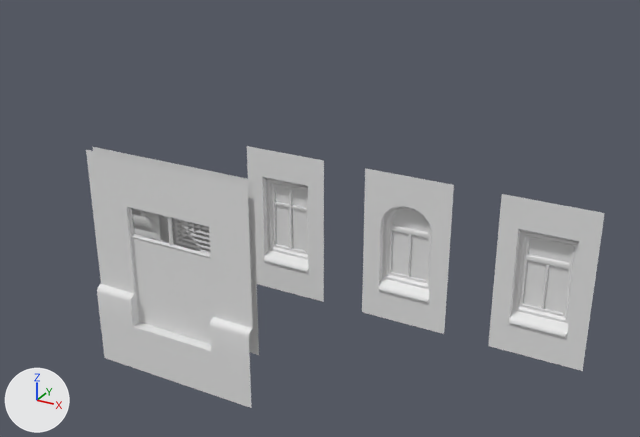
The Blender file rnc_source_files/Apartments/Variant2/variant2_parts.blend as it was, and as the next commit left it.
Both versions are drawn from a 50 mm camera at (7.7, -13.0, 10.1) aimed at (-3.28, 6.96, 0.12). Arrows for +X, +Y and +Z are at lower left; the lights stay in place.

The first picture shows '1_Door_Door-1', '1_Frame_Door-1', '1_Upper-Window-1', '1_Upper-Window-2', '1_Upper-Window-3', '1_WindowsBroken_Door-1'.
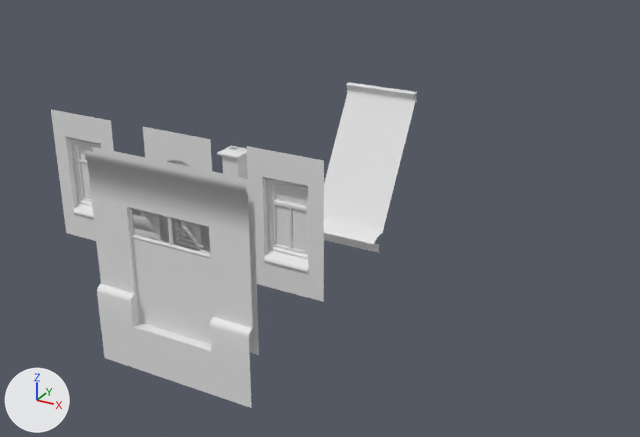
Where the newer file only moved an object's origin or applied its transform, the numbers keep the older frame.

Location of each change, [x1, y1, x2, y2] in pixels of the pictures (640 x 437 px):
'1_Frame_Door-1', reshaped: before [86, 147, 259, 408]; after [84, 147, 259, 408]
'1_Upper-Window-3', reshaped, moved (16% narrower): before [362, 168, 454, 334]; after [247, 146, 324, 302]
'1_Upper-Window-2', reshaped, moved: before [488, 194, 605, 371]; after [143, 127, 212, 171]
'1_Upper-Window-1', moved: before [247, 146, 324, 302]; after [51, 109, 114, 241]
'1_Roof-1', added: after [324, 82, 417, 253]
    faces in mat_red_metal (its picture is missing): [324, 83, 415, 244]
    faces in mat_upper_bricks (its picture is missing): [324, 233, 379, 253]
'1_Roof-Deco-1', added: after [217, 146, 248, 179]
    faces in mat_bricks (its picture is missing): [222, 155, 248, 179]
    faces in mat_red_metal (its picture is missing): [218, 146, 247, 157]
part 1 of me_plane, built on: before [86, 150, 249, 236]; after [84, 150, 249, 236]
part 3 of me_upper_window_3_1, deleted: before [362, 168, 454, 334]
part 4 of me_upper_window_3_1, added: after [247, 146, 324, 302]
part 5 of me_upper_window_2_1, added: after [143, 127, 212, 171]
part 6 of me_upper_window_2_1, deleted: before [488, 194, 605, 371]

Edits to the bpy script that builds the scene:
```text
Change me_plane:
    where me_plane.from_pydata(...)  # 88 vertices, 56 faces; spans x 0.0..4.0, y -0.15..0.2, z -1.0..4.0
    used by ob_1_frame_door_1; parent = ob_1_door_1; location = (0.0, 0.0, 0.0)
    verts and faces of me_plane; kept vertices keep their numbers, new ones are numbered from 88
    me_plane part 1
    add verts[16] = (4.0, 0.0, 3.8)  # moved, pixel (247, 193)
    add verts[24] = (0.0, 0.0, 3.8)  # moved, pixel (87, 158)
    add verts[88] = (4.0, -0.05, 3.8)  # pixel (246, 193)
    add verts[89] = (0.0, -0.05, 3.8)  # pixel (85, 159)
    add verts[90] = (4.0, -0.05, 4.0)  # pixel (246, 184)
    add verts[91] = (0.0, -0.05, 4.0)  # pixel (84, 150)
    add faces += [(16, 88, 89, 24), (88, 90, 91, 89)]  # mat_white_paint (its picture is missing)
Change me_upper_window_1_1:
    where me_upper_window_1_1.from_pydata(...)  # 76 vertices, 63 faces; spans x -3.0..-1.0, y 2.96..3.25, z 0.0..3.5
    me_upper_window_1_1 part 2: the whole mesh is moved by (3.0, -3.0, 0.0)
Change me_upper_window_2_1:
    remove me_upper_window_2_1.from_pydata(...)  # 95 vertices, 74 faces; spans x 3.0..5.0, y 2.96..3.25, z 0.0..3.5
    add me_upper_window_2_1.from_pydata(...)  # 177 vertices, 161 faces; spans x 0.0..2.0, y -0.04..0.25, z 0.0..3.5
    me_upper_window_2_1 part 5: 177 vertices added at x 0.0..2.0, y -0.04..0.25, z 0.0..3.5
    me_upper_window_2_1 part 6: 95 vertices removed from x 3.0..5.0, y 2.96..3.25, z 0.0..3.5
Change me_upper_window_3_1:
    remove me_upper_window_3_1.from_pydata(...)  # 177 vertices, 161 faces; spans x 0.0..2.0, y 2.96..3.25, z 0.0..3.5
    add me_upper_window_3_1.from_pydata(...)  # 95 vertices, 73 faces; spans x 0.0..2.0, y -0.04..0.25, z 0.0..3.5
    me_upper_window_3_1 part 3: 177 vertices removed from x 0.0..2.0, y 2.96..3.25, z 0.0..3.5
    me_upper_window_3_1 part 4: 95 vertices added at x 0.0..2.0, y -0.04..0.25, z 0.0..3.5
Change ob_1_upper_window_1:
    add ob_1_upper_window_1.parent = ob_upper_window_1
Change ob_1_upper_window_2:
    add ob_1_upper_window_2.parent = ob_upper_window_2
Change ob_1_upper_window_3:
    add ob_1_upper_window_3.parent = ob_upper_window_3
Add ob_upper_window_2:
    ob_upper_window_2 = bpy.data.objects.new('Upper-Window-2', None)
    ob_upper_window_2.location = (-6.0, 3.0, 0.0)
Add ob_upper_window_3:
    ob_upper_window_3 = bpy.data.objects.new('Upper-Window-3', None)
    ob_upper_window_3.location = (-3.0, 3.0, 0.0)
Add ob_upper_window_1:
    ob_upper_window_1 = bpy.data.objects.new('Upper-Window-1', None)
    ob_upper_window_1.location = (-9.0, 3.0, 0.0)
Add ob_1_roof_deco_1:
    ob_1_roof_deco_1 = bpy.data.objects.new('1_Roof-Deco-1', me_cube_001)  # 40 vertices, 37 faces; spans x 0.0..0.7, y 0.0..0.7, z 0.0..1.98; in mat_red_metal (its picture is missing), mat_bricks (its picture is missing), mat_white_paint (its picture is missing), mat_granite (its picture is missing)
    ob_1_roof_deco_1.parent = ob_roof_deco_1
    ob_1_roof_deco_1.location = (0.0, 0.0, 0.0)
Add ob_roof_deco_1:
    ob_roof_deco_1 = bpy.data.objects.new('Roof-Deco-1', None)
    ob_roof_deco_1.location = (-6.0, 6.0, 0.0)
Add ob_1_roof_1:
    ob_1_roof_1 = bpy.data.objects.new('1_Roof-1', me_straight_trim_1)  # 48 vertices, 22 faces; spans x -3.0..2.0, y -0.32..10.85, z 0.0..3.79; in mat_upper_bricks (its picture is missing), mat_red_metal (its picture is missing), mat_granite (its picture is missing)
    ob_1_roof_1.parent = ob_roof_1
    ob_1_roof_1.location = (0.0, 0.0, 0.0)
Add ob_roof_1:
    ob_roof_1 = bpy.data.objects.new('Roof-1', None)
    ob_roof_1.location = (-3.0, 6.0, 0.0)
```
